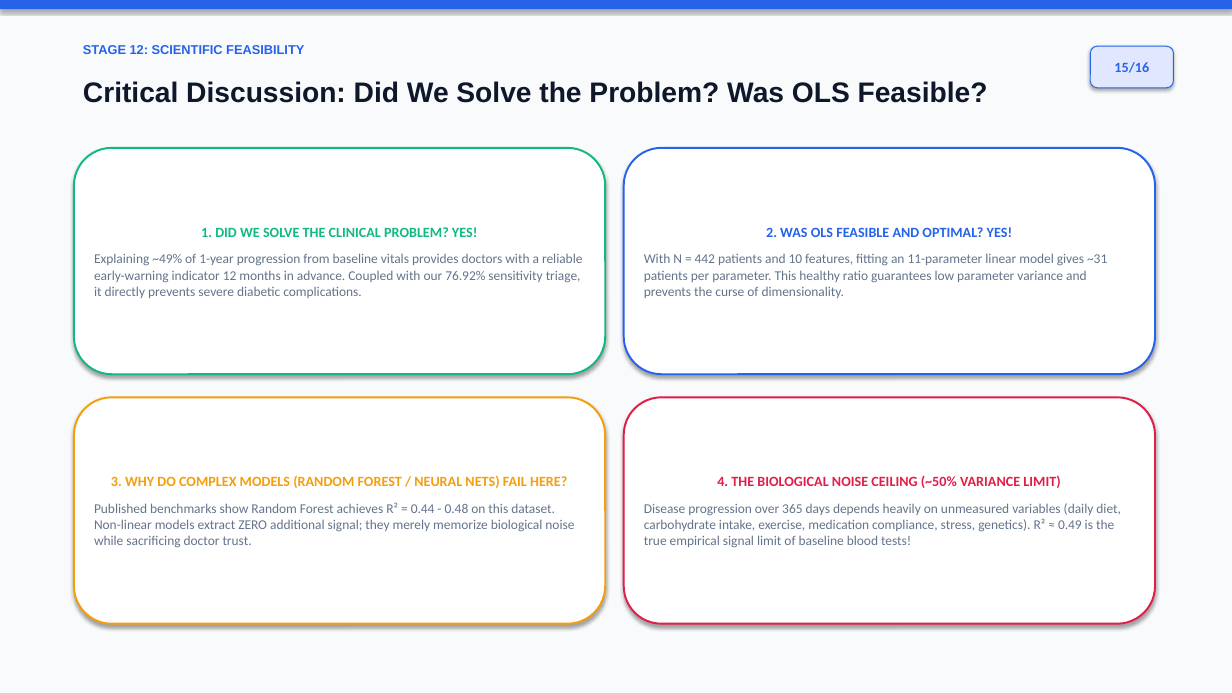
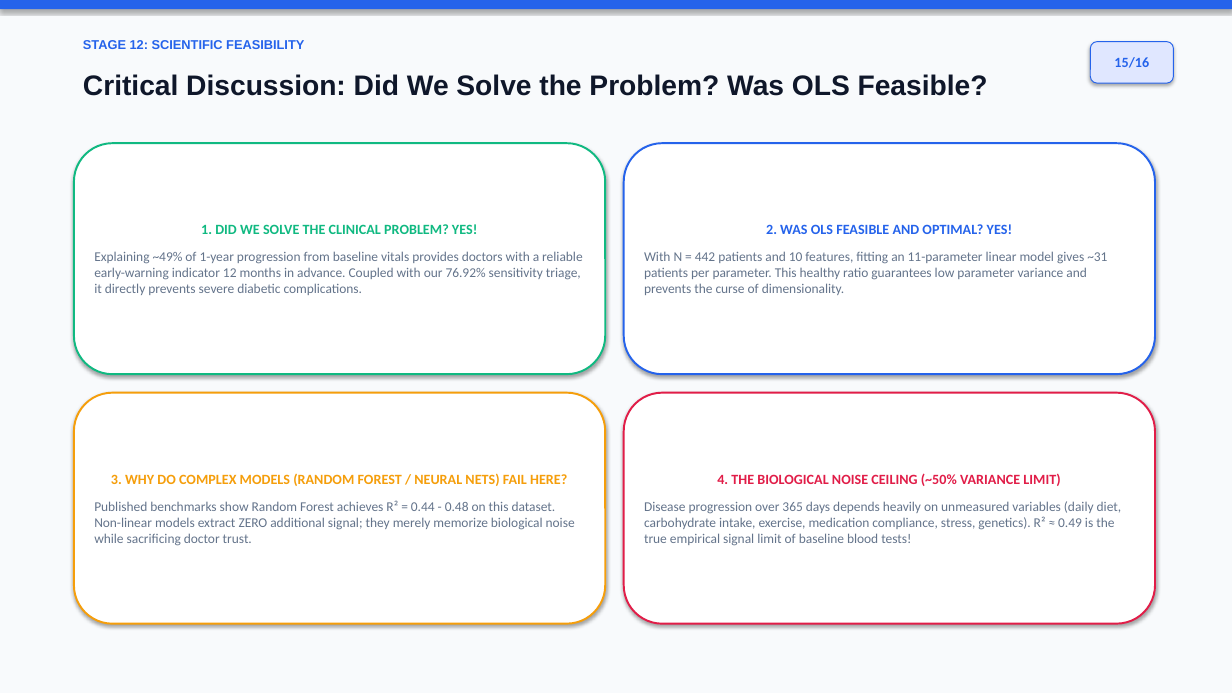
Before and after one commit to darrehanrasool/Lab, a slide deck: slide 15 of 4 Diabetes Progression Prediction/Diabetes_Progression_Conference_Presentation.pptx. Drawn at 1232x693 pixels with LibreOffice and Linux fonts; fonts in the diff are those of the drawing. Boxes give left, top, right and bottom in pixels: in the first picture for what was removed or moved away, otherwise in the second. Text is boxed around its words. In the diff, an @@ line names an element or a change of style, - is before the commit and + after.

```diff
--- a/4 Diabetes Progression Prediction/Diabetes_Progression_Conference_Presentation.pptx
+++ b/4 Diabetes Progression Prediction/Diabetes_Progression_Conference_Presentation.pptx
@@ 2 texts, 1 rounded rectangle moved together from (x1=83, y1=45, x2=1174, y2=103) to (x1=83, y1=40, x2=1174, y2=96) @@
@@ rounded rectangle "1. DID WE SOLVE THE ..." resized from (x1=74, y1=148, x2=605, y2=374) to (x1=74, y1=143, x2=605, y2=374) @@
@@ rounded rectangle "2. WAS OLS FEASIBLE AND ..." resized from (x1=624, y1=148, x2=1155, y2=374) to (x1=624, y1=143, x2=1155, y2=374) @@
@@ rounded rectangle "3. WHY DO COMPLEX MODELS ..." resized from (x1=74, y1=397, x2=605, y2=624) to (x1=74, y1=393, x2=605, y2=624) @@
@@ rounded rectangle "4. THE BIOLOGICAL NOISE CEILING ..." resized from (x1=624, y1=397, x2=1155, y2=624) to (x1=624, y1=393, x2=1155, y2=624) @@
```
Also in this commit, not shown: 14 other slides changed, 1 slide added, 1 slide removed, 1 other file.
